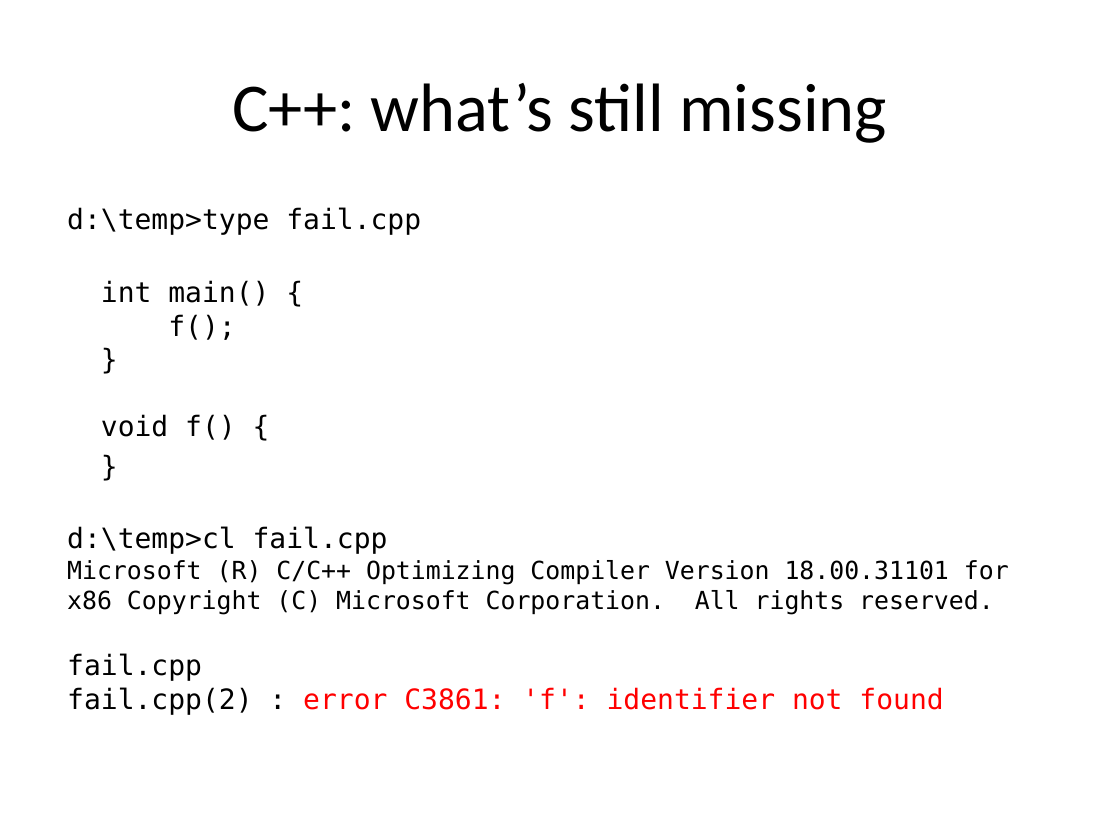
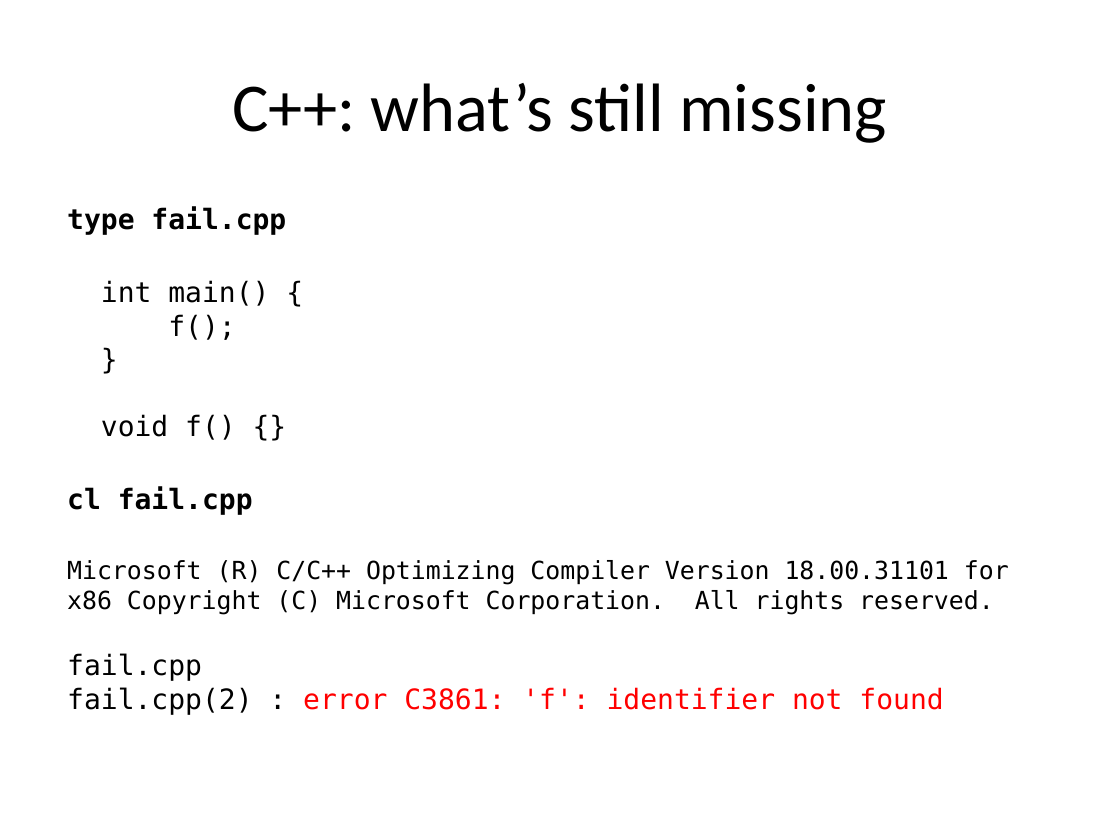
Before and after one commit to fellmad/FunWithCpp11, a slide deck: slide 38 of doc/Fun_with_C++11.pptx. Drawn at 1120x840 pixels with LibreOffice and Linux fonts; fonts in the diff are those of the drawing. Boxes give left, top, right and bottom in pixels: in the first picture for what was removed or moved away, otherwise in the second. Text is boxed around its words. In the diff, an @@ line names an element or a change of style, - is before the commit and + after.

```diff
--- a/doc/Fun_with_C++11.pptx
+++ b/doc/Fun_with_C++11.pptx
@@ text at box(67, 207, 1009, 715): text changed; size 18 to 16 pt @@
-d:\temp>type fail.cpp
-int main() {
-f();
-}
-void f() {
-}
-d:\temp>cl fail.cpp
-Microsoft (R) C/C++ Optimizing Compiler Version 18.00.31101 for x86 Copyright (C) Microsoft Corporation. All rights reserved.
-fail.cpp
-fail.cpp(2) : error C3861: 'f': identifier not found
+type fail.cpp
+int main() {
+f();
+}
+void f() {}
+cl fail.cpp
+Microsoft (R) C/C++ Optimizing Compiler Version 18.00.31101 for x86 Copyright (C) Microsoft Corporation. All rights reserved.
+fail.cpp
+fail.cpp(2) : error C3861: 'f': identifier not found
```
Also in this commit, not shown: 9 other slides changed, 1 other file.
